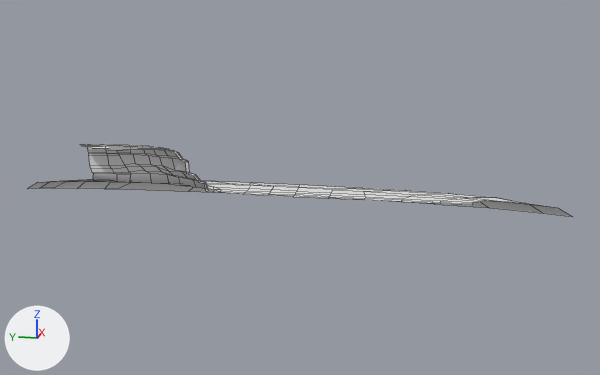
The FBX model Assets/Resources/Backgrounds/Western/Mesh_Falls.fbx: old version first, new version second.
Both versions are drawn from a 50 mm camera at (-0.617, -0.21, 0.142) aimed at (-0.015, -0.09, -0.009). Every picture has the same lights, and +X, +Y and +Z are marked at lower left. Mesh edges are drawn as thin lines. Where no turn or scale is listed for an object, it has been applied to the vertices.

The first picture shows 'WesternFalls'.
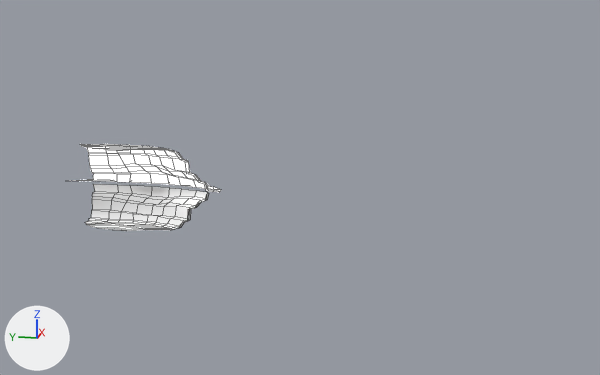
Patch to the scene script:
```diff
--- a/Assets/Resources/Backgrounds/Western/Mesh_Falls.fbx.py
+++ b/Assets/Resources/Backgrounds/Western/Mesh_Falls.fbx.py
@@ mat_m_waterfallreflect @@
+mat_m_waterfallreflect = principled_material('M_WaterFallReflect')
+mat_m_waterfallreflect.base_color = (0.8, 0.8, 0.8)  # white #e7e7e7
+mat_m_waterfallreflect.emission_color = (0.8, 0.8, 0.8)  # white #e7e7e7
+mat_m_waterfallreflect.emission_strength = 2.0
@@ me_westernfalls @@
 # used by ob_westernfalls; location = (0.0, -0.0004, 0.0008)
-me_westernfalls.from_pydata(...)  # 226 vertices, 202 faces; spans x -0.04..0.003, y -0.289..0.137, z -0.021..0.019
-me_westernfalls.materials.append(mat_unnamed)  # white #e7e7e7
+me_westernfalls.from_pydata(...)  # 262 vertices, 227 faces; spans x -0.04..-0.005, y -0.032..0.101, z -0.044..0.019
+# me_westernfalls part 1: a new loose piece of 120 vertices spanning x -0.04..-0.017, y -0.022..0.083, z -0.044..-0.014, in mat_m_fall (white #e7e7e7)
+# me_westernfalls part 2
+# 84 vertices are removed from x -0.037..0.003, y -0.289..0.137, z -0.021..-0.011
+# 74 faces are deleted
 me_westernfalls.materials.append(mat_m_fall)
+me_westernfalls.materials.append(mat_m_waterfallreflect)  # white #e7e7e7
```

Changed parts and their boxes [x1, y1, x2, y2] in the pictures (600 x 375 px):
'WesternFalls', reshaped (73% narrower, 19% taller)
    before: [28, 144, 573, 217]
    after: [73, 144, 221, 231]
part 1 of me_westernfalls, added
    after: [85, 184, 209, 231]
part 2 of me_westernfalls, deleted
    before: [28, 180, 573, 217]
